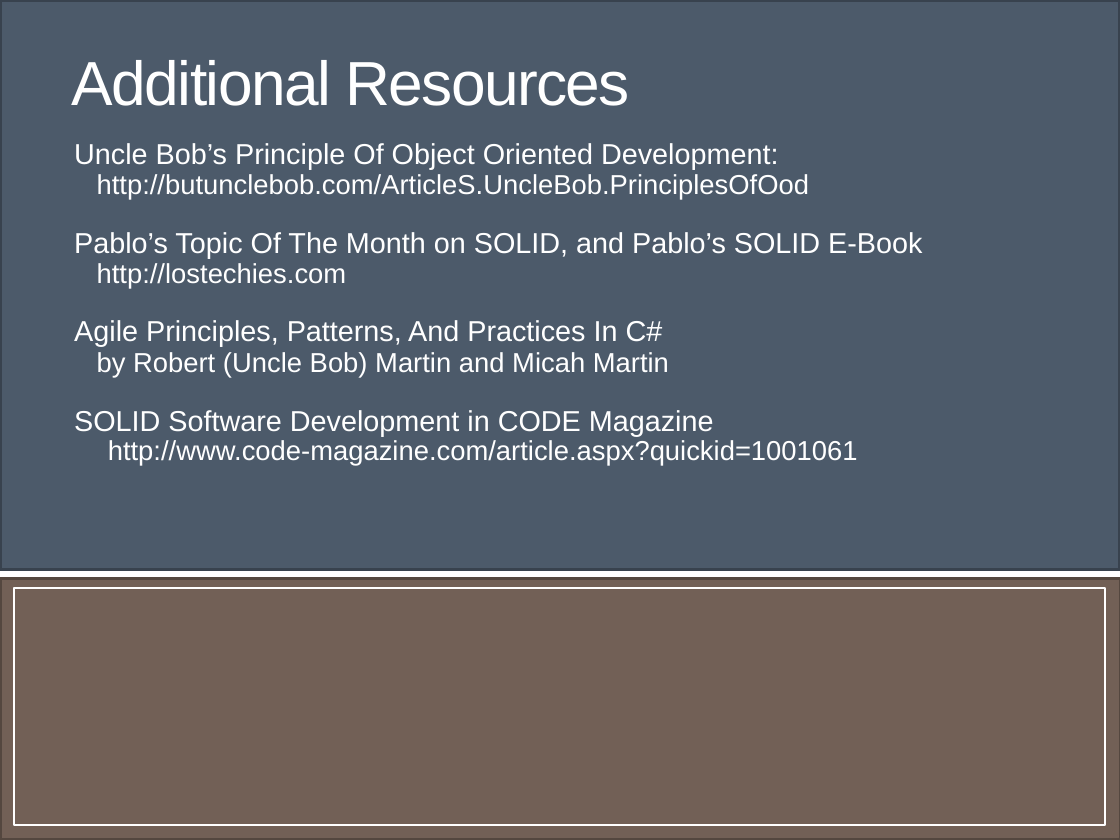
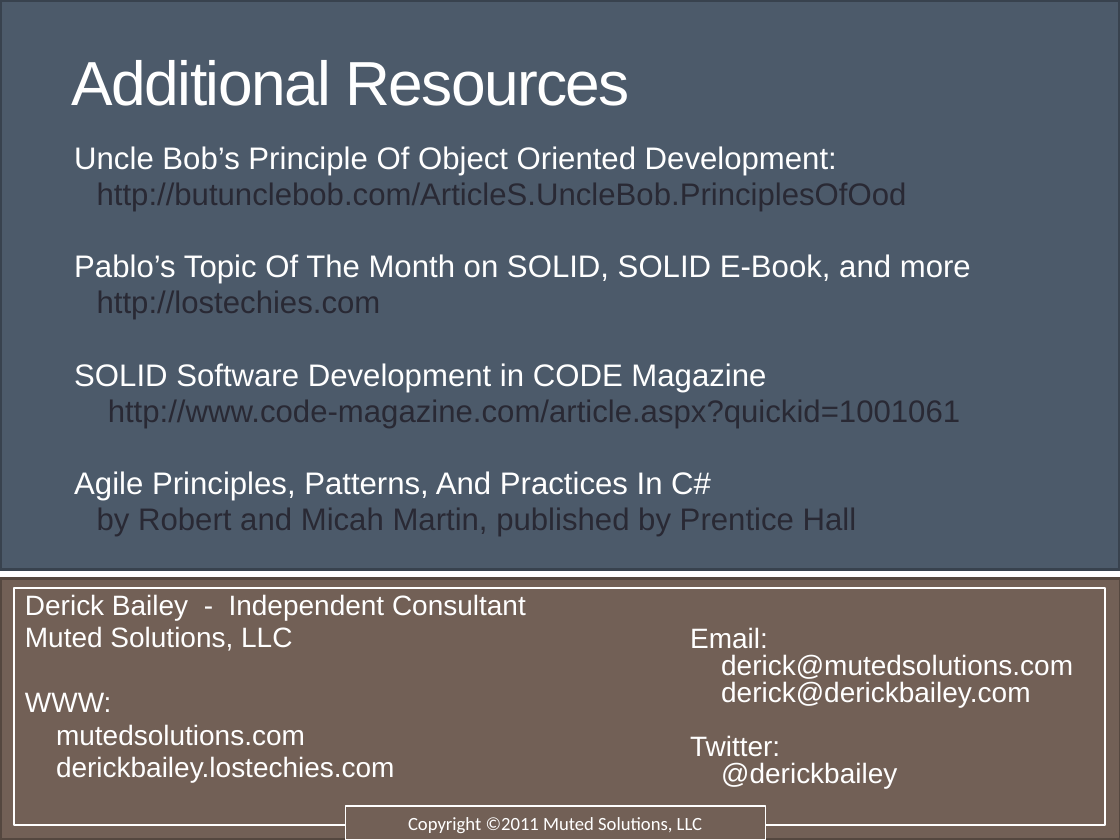
Before and after one commit to mxriverlynn/presentations-and-training, a slide deck: slide 35 of SOLID Principles - Step By Step Code/SOLID Principles Presentation.pptx. Drawn at 1120x840 pixels with LibreOffice and Linux fonts; fonts in the diff are those of the drawing. Boxes give left, top, right and bottom in pixels: in the first picture for what was removed or moved away, otherwise in the second. Text is boxed around its words. In the diff, an @@ line names an element or a change of style, - is before the commit and + after.

Commit message:
adjusted formatting and consolidated final two slides

```diff
--- a/SOLID Principles - Step By Step Code/SOLID Principles Presentation.pptx
+++ b/SOLID Principles - Step By Step Code/SOLID Principles Presentation.pptx
@@ text at (74, 146, 960, 428): size 18.5 to 20 pt in "Uncle Bob’s Principle Of Object Oriented Development:", "SOLID Software Development in CODE Magazine"; size 17.6 to 20 pt, text colour #FFFFFF to #292934 in "http://butunclebob.com/ArticleS.UncleBob.PrinciplesOfOod", "http://lostechies.com", "http://www.code-magazine.com/article.aspx?quickid=1001061"; line spacing 0.7 to 0.8 @@
@@ text at (74, 254, 971, 284): text changed; size 18.5 to 20 pt @@
-Pablo’s Topic Of The Month on SOLID, and Pablo’s SOLID E-Book
+Pablo’s Topic Of The Month on SOLID, SOLID E-Book, and more
@@ text at (74, 320, 669, 378): paragraphs removed @@
-Agile Principles, Patterns, And Practices In C#
-by Robert (Uncle Bob) Martin and Micah Martin
@@ text at (74, 471, 857, 536): paragraphs added @@
+Agile Principles, Patterns, And Practices In C#
+by Robert and Micah Martin, published by Prentice Hall
@@ text added at (25, 594, 526, 782), 18 pt, text #FFFFFF @@
+Derick Bailey - Independent Consultant
+Muted Solutions, LLC
+WWW:
+mutedsolutions.com
+derickbailey.lostechies.com
@@ text added at (690, 627, 1073, 788), 18 pt, text #FFFFFF @@
+Email:
+derick@mutedsolutions.com
+derick@derickbailey.com
+Twitter:
+@derickbailey
@@ rectangle added at (345, 806, 765, 840), fill #726056, outline #FFFFFF 1 pt, 12 pt, text #FFFFFF @@
+Copyright ©2011 Muted Solutions, LLC
```
Also in this commit, not shown: 1 other slide changed, 1 slide removed.
